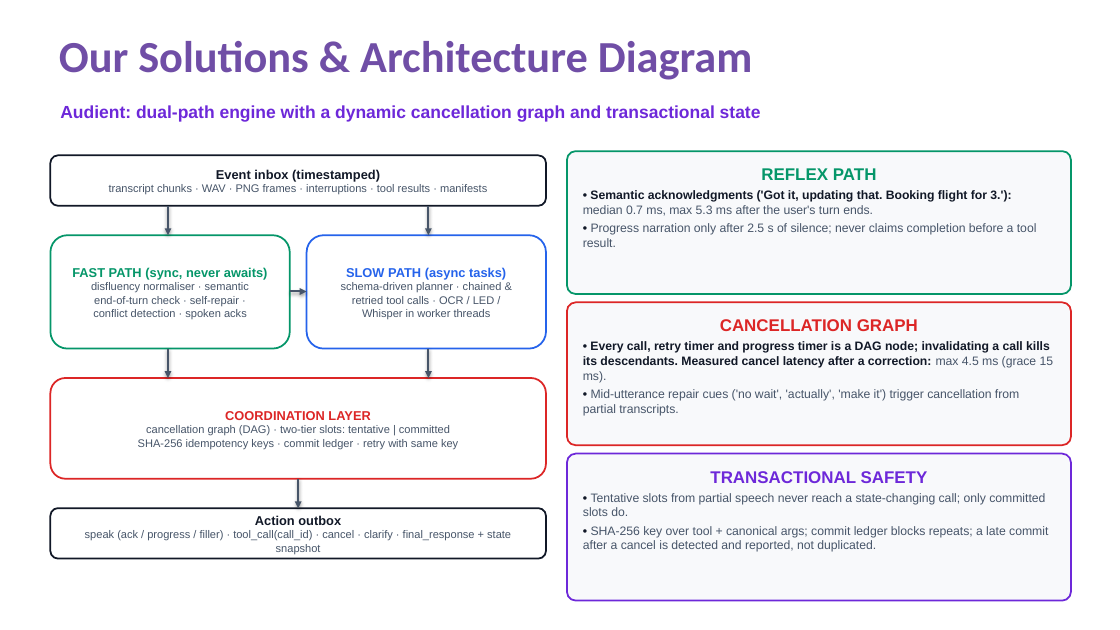
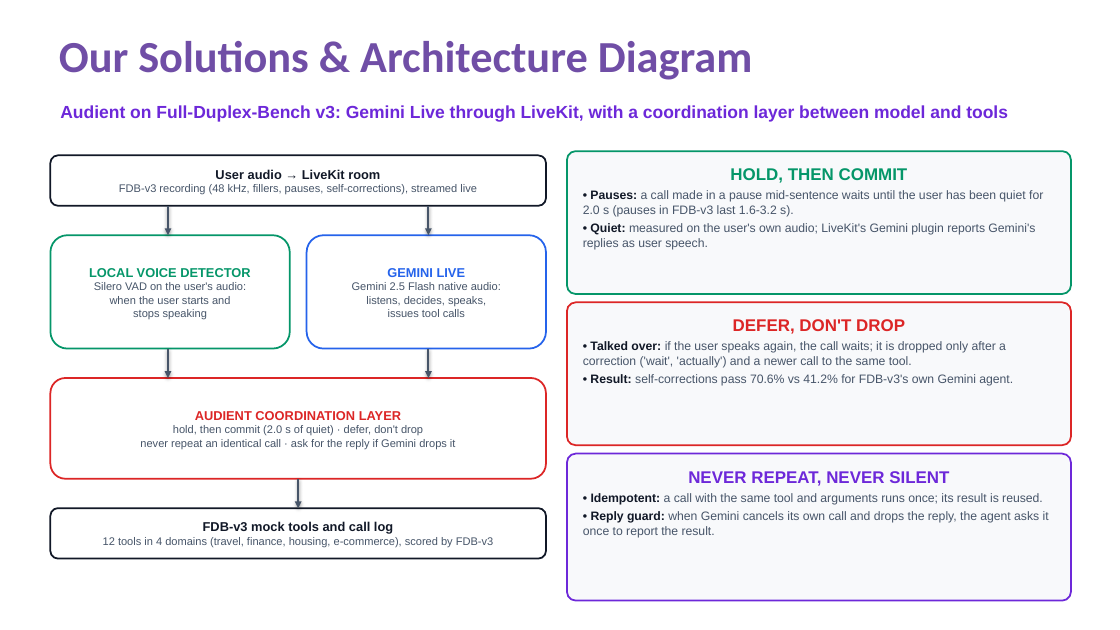
Before and after one commit to Darsh-14/Audient, a slide deck: slide 3 of docs/SRMIST_krenos_Submission.pptx (slide 4 before the commit). Drawn at 1120x630 pixels with LibreOffice and Linux fonts; fonts in the diff are those of the drawing. Boxes give left, top, right and bottom in pixels: in the first picture for what was removed or moved away, otherwise in the second. Text is boxed around its words. In the diff, an @@ line names an element or a change of style, - is before the commit and + after.

Commit message:
Deck cut to 8 slides (problem, architecture, FDB-v3 results, extension, next); README marks the extension use case

```diff
--- a/docs/SRMIST_krenos_Submission.pptx
+++ b/docs/SRMIST_krenos_Submission.pptx
@@ text at (x1=60, y1=105, x2=1008, y2=122): text changed @@
-Audient: dual-path engine with a dynamic cancellation graph and transactional state
+Audient on Full-Duplex-Bench v3: Gemini Live through LiveKit, with a coordination layer between model and tools
@@ text in rounded rectangle at (x1=119, y1=169, x2=477, y2=195): text changed @@
-Event inbox (timestamped)
-transcript chunks · WAV · PNG frames · interruptions · tool results · manifests
+User audio → LiveKit room
+FDB-v3 recording (48 kHz, fillers, pauses, self-corrections), streamed live
@@ text in rounded rectangle at (x1=583, y1=168, x2=1043, y2=250): text changed @@
-REFLEX PATH
-• Semantic acknowledgments ('Got it, updating that. Booking flight for 3.'): median 0.7 ms, max 5.3 ms after the user's turn ends.
-• Progress narration only after 2.5 s of silence; never claims completion before a tool result.
+HOLD, THEN COMMIT
+• Pauses: a call made in a pause mid-sentence waits until the user has been quiet for 2.0 s (pauses in FDB-v3 last 1.6-3.2 s).
+• Quiet: measured on the user's own audio; LiveKit's Gemini plugin reports Gemini's replies as user speech.
@@ text in rounded rectangle at (x1=89, y1=268, x2=250, y2=319): text changed @@
-FAST PATH (sync, never awaits)
-disfluency normaliser · semantic
-end-of-turn check · self-repair ·
-conflict detection · spoken acks
+LOCAL VOICE DETECTOR
+Silero VAD on the user's audio:
+when the user starts and
+stops speaking
@@ text in rounded rectangle at (x1=352, y1=268, x2=501, y2=317): text changed @@
-SLOW PATH (async tasks)
-schema-driven planner · chained &
-retried tool calls · OCR / LED /
-Whisper in worker threads
+GEMINI LIVE
+Gemini 2.5 Flash native audio:
+listens, decides, speaks,
+issues tool calls
@@ arrow removed from (290, 292) to (307, 292) @@
@@ text in rounded rectangle at (x1=583, y1=319, x2=1013, y2=386): text changed; text colour #111827 to #475569; bold off @@
-CANCELLATION GRAPH
-• Every call, retry timer and progress timer is a DAG node; invalidating a call kills its descendants. Measured cancel latency after a correction: max 4.5 ms (grace 15 ms).
-• Mid-utterance repair cues ('no wait', 'actually', 'make it') trigger cancellation from partial transcripts.
+DEFER, DON'T DROP
+• Talked over: if the user speaks again, the call waits; it is dropped only after a correction ('wait', 'actually') and a newer call to the same tool.
+• Result: self-corrections pass 70.6% vs 41.2% for FDB-v3's own Gemini agent.
@@ text in rounded rectangle at (x1=140, y1=411, x2=456, y2=449): text changed @@
-COORDINATION LAYER
-cancellation graph (DAG) · two-tier slots: tentative | committed
-SHA-256 idempotency keys · commit ledger · retry with same key
+AUDIENT COORDINATION LAYER
+hold, then commit (2.0 s of quiet) · defer, don't drop
+never repeat an identical call · ask for the reply if Gemini drops it
@@ text in rounded rectangle at (x1=583, y1=471, x2=1049, y2=538): text changed @@
-TRANSACTIONAL SAFETY
-• Tentative slots from partial speech never reach a state-changing call; only committed slots do.
-• SHA-256 key over tool + canonical args; commit ledger blocks repeats; a late commit after a cancel is detected and reported, not duplicated.
+NEVER REPEAT, NEVER SILENT
+• Idempotent: a call with the same tool and arguments runs once; its result is reused.
+• Reply guard: when Gemini cancels its own call and drops the reply, the agent asks it once to report the result.
@@ text in rounded rectangle at (x1=103, y1=521, x2=493, y2=547): text changed @@
-Action outbox
-speak (ack / progress / filler) · tool_call(call_id) · cancel · clarify · final_response + state snapshot
+FDB-v3 mock tools and call log
+12 tools in 4 domains (travel, finance, housing, e-commerce), scored by FDB-v3
```
Also in this commit, not shown: 5 other slides changed, 1 slide added, 5 slides removed, 2 other files.
